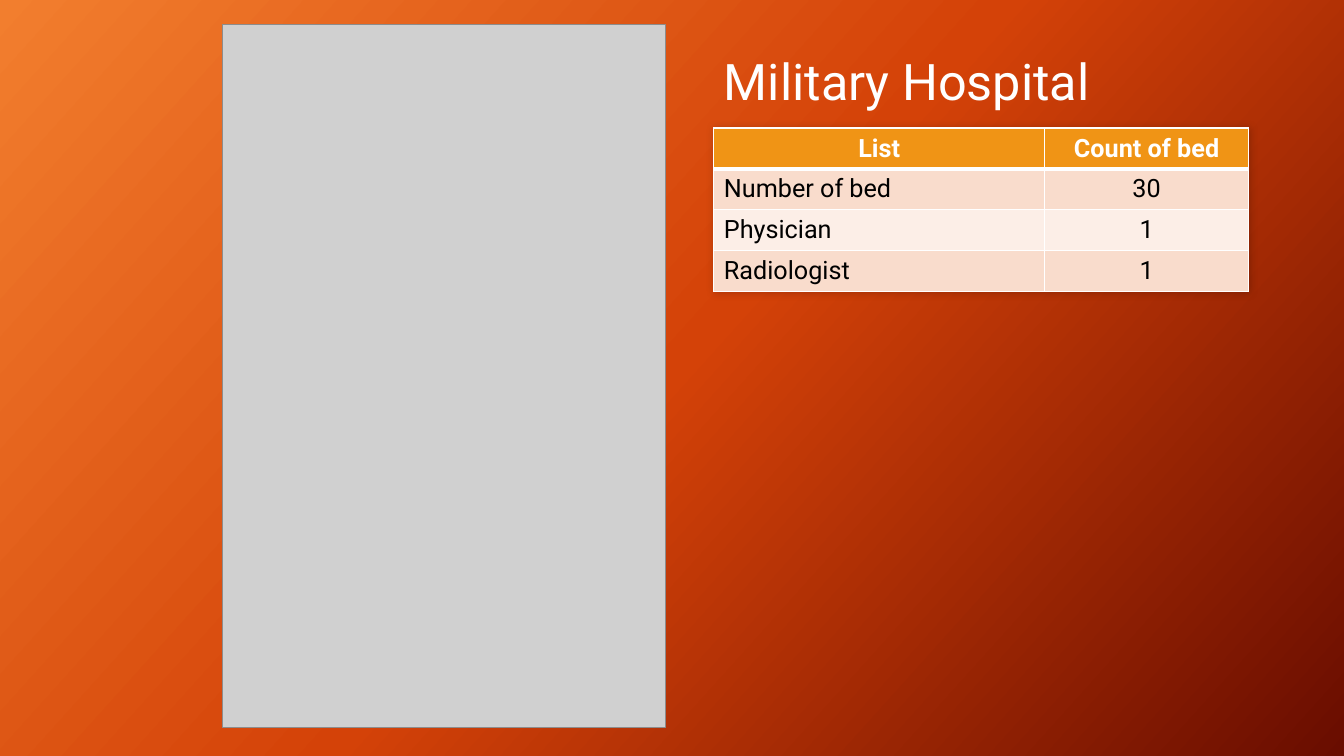
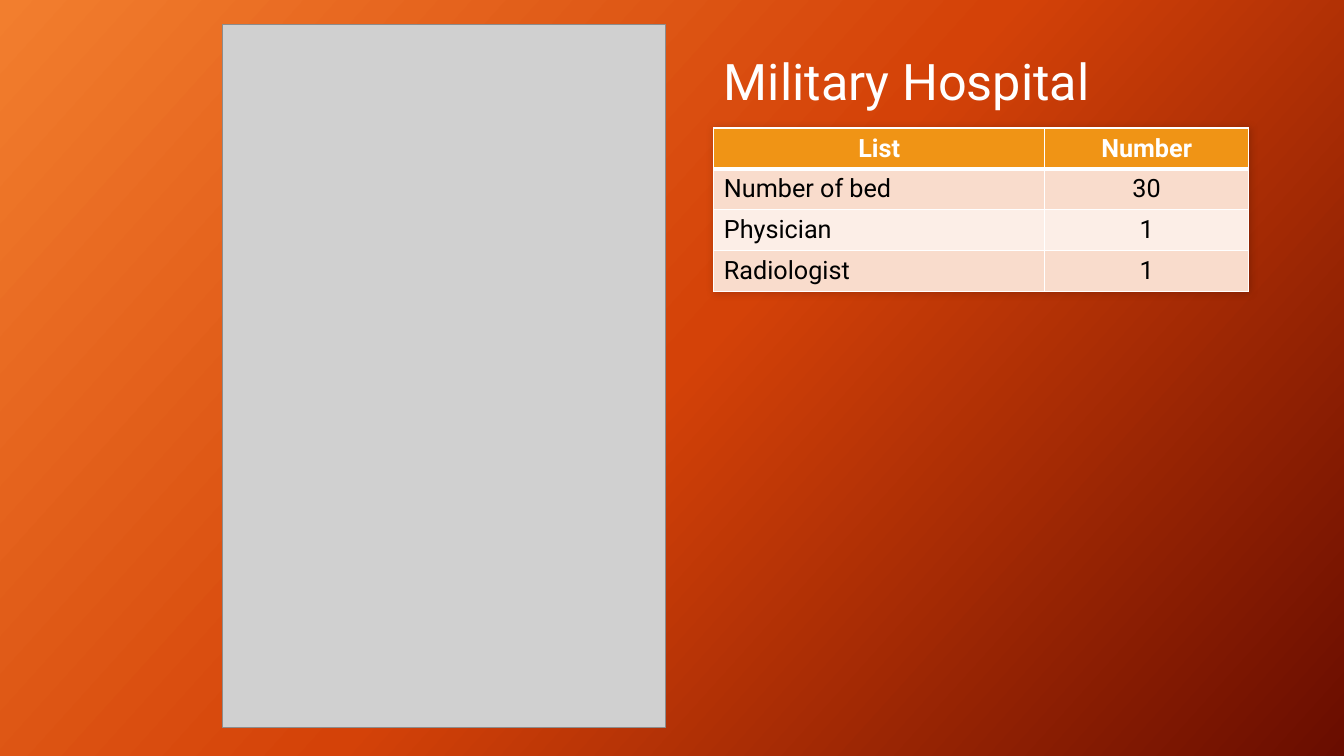
Before and after one commit to joblackpoc/Jobs_SSJ, a slide deck: slide 5 of gishealth_Eng.pptx. Drawn at 1344x756 pixels with LibreOffice and Linux fonts; fonts in the diff are those of the drawing; grey boxes stand for pictures. Boxes give left, top, right and bottom in pixels: in the first picture for what was removed or moved away, otherwise in the second. Text is boxed around its words. In the diff, an @@ line names an element or a change of style, - is before the commit and + after.

```diff
--- a/gishealth_Eng.pptx
+++ b/gishealth_Eng.pptx
@@ table at (x1=714, y1=128, x2=1248, y2=291) @@
-row 1, column 2: Count of bed
+row 1, column 2: Number
```
Also in this commit, not shown: 1 other file.
